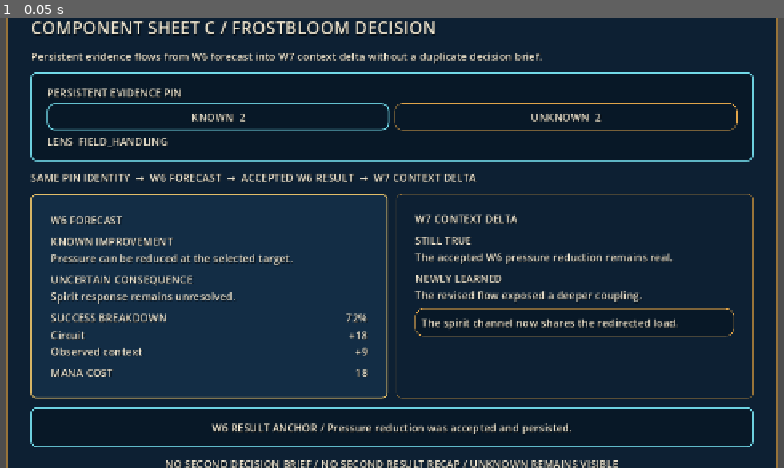
Above: before the commit, frame 1.
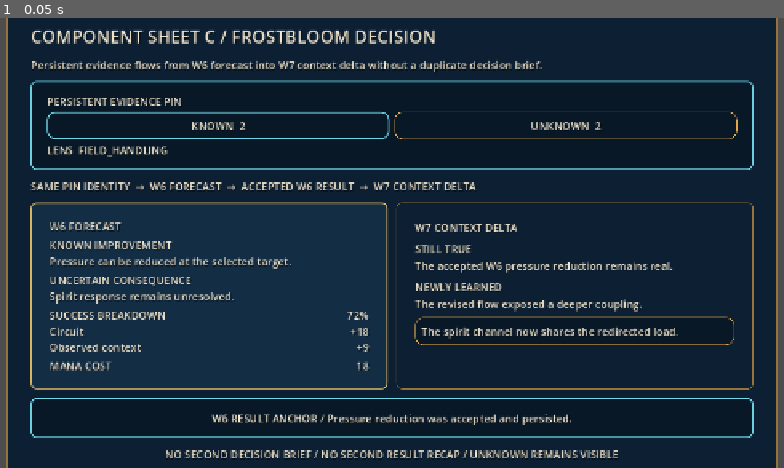
Above: after the commit, the same moment.

Repository: alsdmlals4-eng/GRIMOIRE-
Game: Godot game, scene res://src/ui/component_sheets/component_sheet_c_frostbloom_decision.tscn
The game is run twice, just before and just after one commit, with the same random seed, the same clock (stepped at 60 frames per second) and the same inputs. This scene is started directly instead of the project's main scene.
Inputs:
- Up to frame 1 (0.05 s): no input

The runs differ from the first frame. In frame 1, 19% of the frame differs, in the area x 3-97%, y 0-100%.

Commit message:
fix(ui): compact forecast card while preserving four fields

Diff:
--- a/src/ui/components/forecast_card.tscn
+++ b/src/ui/components/forecast_card.tscn
@@ -3,20 +3,20 @@
 [ext_resource path="res://src/ui/components/forecast_card.gd" type="Script" id="1"]
 
 [node name="ForecastCard" type="PanelContainer"]
-custom_minimum_size = Vector2(520, 300)
+custom_minimum_size = Vector2(520, 250)
 theme_type_variation = &"AcademyPanelEmphasis"
 script = ExtResource("1")
 
 [node name="Margin" type="MarginContainer" parent="."]
 layout_mode = 2
-theme_override_constants/margin_left = 16
-theme_override_constants/margin_top = 14
-theme_override_constants/margin_right = 16
-theme_override_constants/margin_bottom = 14
+theme_override_constants/margin_left = 14
+theme_override_constants/margin_top = 10
+theme_override_constants/margin_right = 14
+theme_override_constants/margin_bottom = 10
 
 [node name="Rows" type="VBoxContainer" parent="Margin"]
 layout_mode = 2
-theme_override_constants/separation = 10
+theme_override_constants/separation = 6
 
 [node name="Title" type="Label" parent="Margin/Rows"]
 layout_mode = 2
@@ -24,7 +24,7 @@
 
 [node name="Known" type="VBoxContainer" parent="Margin/Rows"]
 layout_mode = 2
-theme_override_constants/separation = 3
+theme_override_constants/separation = 2
 
 [node name="Label" type="Label" parent="Margin/Rows/Known"]
 layout_mode = 2
@@ -37,7 +37,7 @@
 
 [node name="Uncertain" type="VBoxContainer" parent="Margin/Rows"]
 layout_mode = 2
-theme_override_constants/separation = 3
+theme_override_constants/separation = 2
 
 [node name="Label" type="Label" parent="Margin/Rows/Uncertain"]
 layout_mode = 2
@@ -50,7 +50,7 @@
 
 [node name="Success" type="VBoxContainer" parent="Margin/Rows"]
 layout_mode = 2
-theme_override_constants/separation = 4
+theme_override_constants/separation = 2
 
 [node name="Header" type="HBoxContainer" parent="Margin/Rows/Success"]
 layout_mode = 2
@@ -67,7 +67,7 @@
 
 [node name="Breakdown" type="VBoxContainer" parent="Margin/Rows/Success"]
 layout_mode = 2
-theme_override_constants/separation = 2
+theme_override_constants/separation = 1
 
 [node name="Mana" type="HBoxContainer" parent="Margin/Rows"]
 layout_mode = 2
